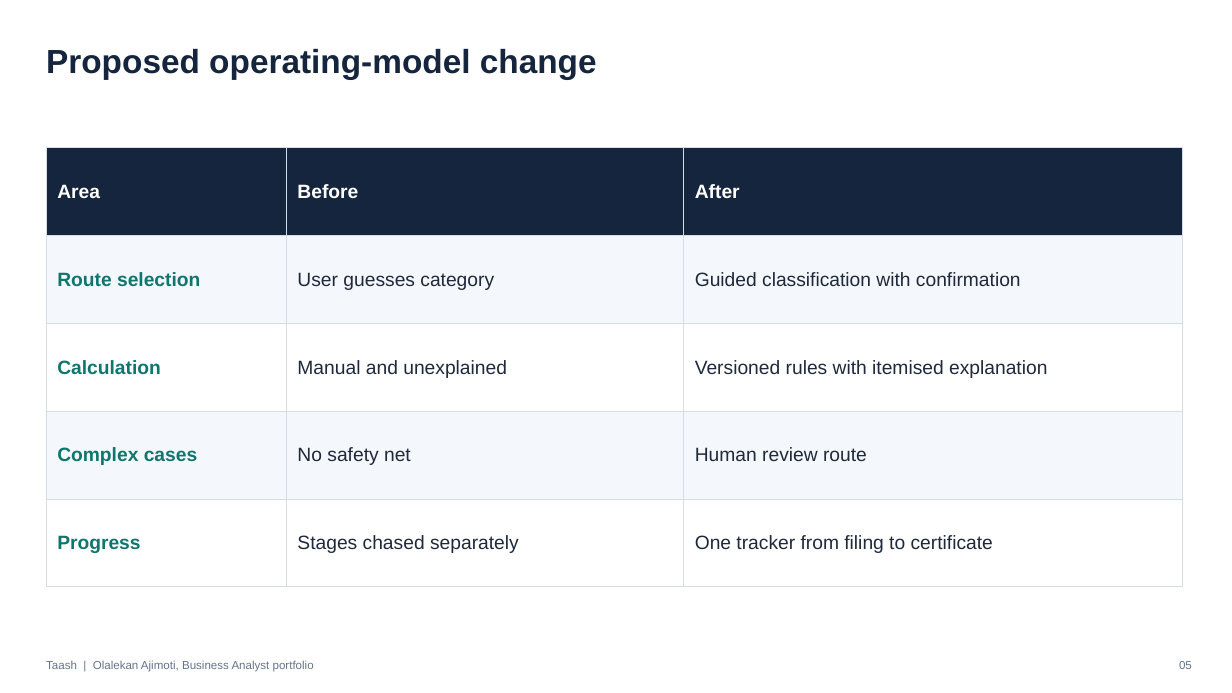
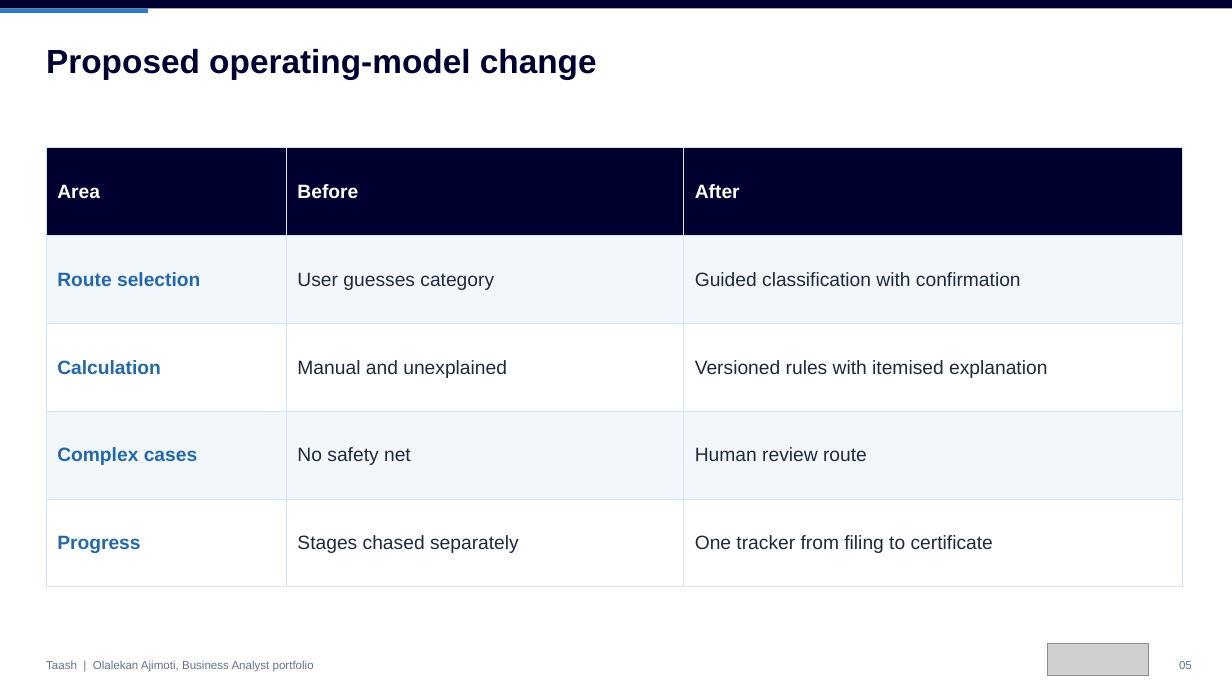
Before and after one commit to olalekanajimoti/business-analyst-portfolio, a slide deck: slide 5 of 02-product-case-studies/taash-tax-automation/Deck/Executive_Deck.pptx. Drawn at 1232x693 pixels with LibreOffice and Linux fonts; fonts in the diff are those of the drawing; grey boxes stand for pictures. Boxes give left, top, right and bottom in pixels: in the first picture for what was removed or moved away, otherwise in the second. Text is boxed around its words. In the diff, an @@ line names an element or a change of style, - is before the commit and + after.

```diff
--- a/02-product-case-studies/taash-tax-automation/Deck/Executive_Deck.pptx
+++ b/02-product-case-studies/taash-tax-automation/Deck/Executive_Deck.pptx
@@ rectangle added at bbox=[0, 0, 1232, 8], fill #000030 @@
@@ rectangle added at bbox=[0, 8, 148, 13], fill #3078C0 @@
@@ text "Proposed operating-model change" at bbox=[46, 48, 597, 79]: text colour #15253D to #000030 @@
@@ table at bbox=[46, 148, 1183, 557] @@
@@ fill #15253D to #000030 in row 1 @@
@@ fill #F4F7FB to #F2F7FC in 6 cells @@
@@ text colour #0F766E to #2468A8 in "Route selection", "Calculation", "Complex cases", "Progress" @@
@@ borders changed @@
@@ picture added at bbox=[1047, 644, 1149, 677] @@
```
Also in this commit, not shown: 6 other slides changed, 7 other files.
